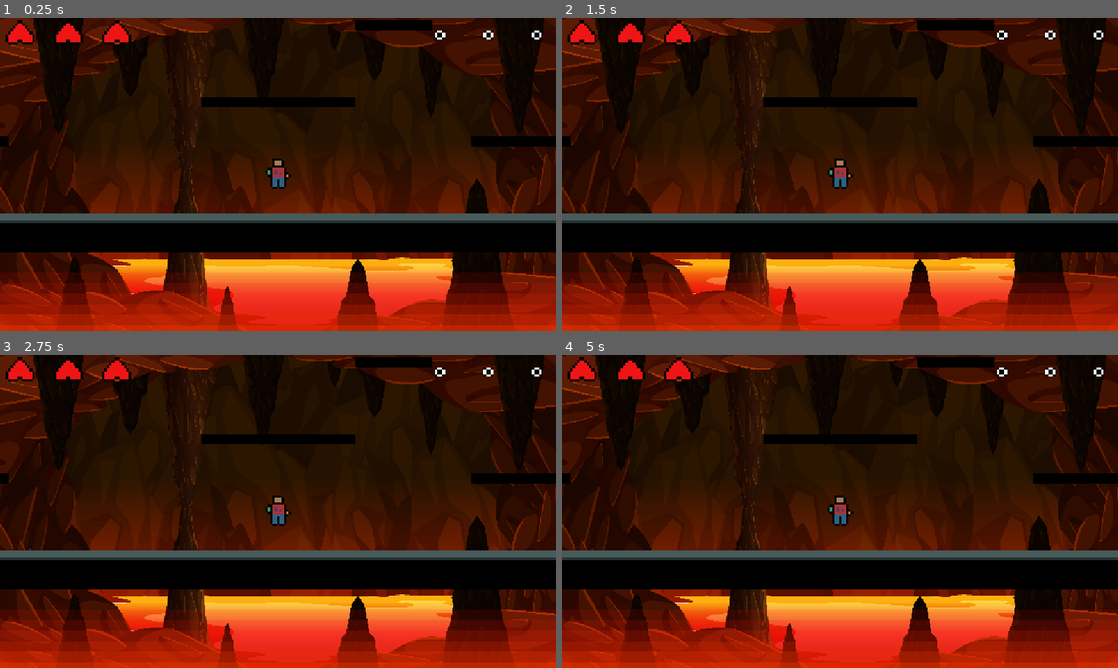
Above: before the commit, frames 1-4 (two rows, left to right).
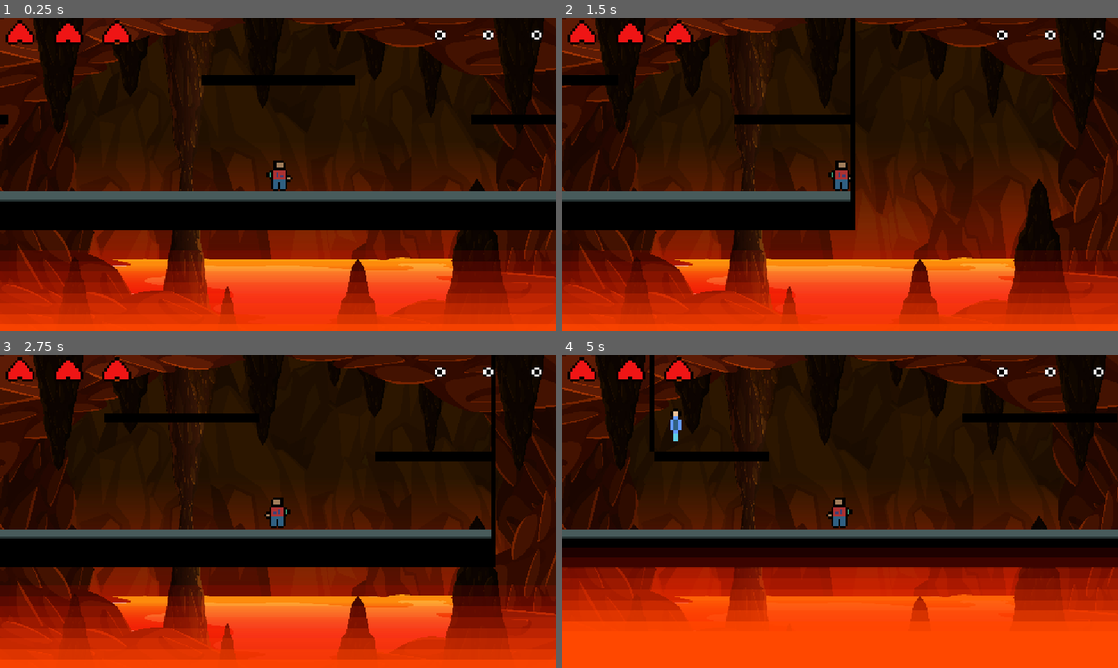
Above: after the commit, the same moments.

Repository: krvr808/rough-draft-1
Game: Godot game, scene res://assets/things/game.tscn
Same seed, same stepped clock (60 frames per second), same inputs: the game is played once before the commit and once after it.
Inputs:
- Up to frame 1 (0.25 s): no input
- Up to frame 2 (1.5 s): tap Enter at 0.5 s; hold C (Crouch) 0.53-1.28 s; hold Right (ui_right) from 0.53 s (still down); tap Space (Jump) at 0.77 s; tap Shift (Dash) at 1.35 s
- Up to frame 3 (2.75 s): tap Space (Jump) at 1.52 s; release Right (ui_right) at 2.03 s; hold Left (ui_left) from 2.03 s (still down); hold C (Crouch) from 2.03 s (still down)
- Up to frame 4 (5 s): release Left (ui_left) at 2.78 s; release C (Crouch) at 2.78 s; hold Right (ui_right) 2.78-4.28 s; tap Shift (Dash) at 2.85, 4.35 s; tap Space (Jump) at 3.02, 3.77, 4.25, 4.52 s; hold C (Crouch) 3.53-4.28 s; hold Left (ui_left) from 4.28 s (still down)

The runs differ from the first frame. In frame 1, 38% of the frame differs, in the area x 0-100%, y 0-100%; in frame 2, 36%; in frame 3, 39%; in frame 4, 47%.
Error before the commit: Invalid call. Nonexistent function 'update_yeschild' in base 'Nil'. (res://assets/scripts/player.gd:31)

Commit message:
FINISHED CHILDREN

Diff:
--- a/assets/scripts/child.gd
+++ b/assets/scripts/child.gd
@@ -2,15 +2,16 @@
 
 @onready var childs_mark: HBoxContainer = $"../Player/HUD/ChildsMark"
 
-var kidcount = 0
-var child_count: int = 0;
+@export var player: Player;
+
+func _ready() -> void:
+	if(player == null):
+		print("Trevor you dumbass add the player to the exported variable")
+		assert(player!=null);
 
 func _process(delta: float) -> void:
 	pass
 
-
 func _on_body_entered(body: Node2D) -> void:
-	kidcount += 1
-	print(kidcount)
-	childs_mark.update_yeschild
+	player.gain_child();
 	queue_free()
--- a/assets/scripts/childs_mark.gd
+++ b/assets/scripts/childs_mark.gd
@@ -5,29 +5,11 @@
 var CHILDGONE = preload("res://assets/sprites/Childgone.png")
 var CHILD = preload("res://assets/sprites/Child.png")
 var child_count: int = 0;
-@onready var kid_count = preload("res://assets/scripts/child.gd")
+@onready var childgd = preload("res://assets/scripts/child.gd")
 
-@export var mode : modes
-
-
-func _ready() -> void:
-	update_nochild(0);
-
-func update_modes(value):
-	match mode:
-		modes.yeschild:
-			update_yeschild(value)
-		modes.nochild:
-			update_nochild(value)
-
-func update_yeschild(value):
+func update_children(value):
 	for i in get_child_count():
-		get_child(i).visible = value > i
-
-
-func update_nochild(value):
-	for i in get_child_count():
-		if value > i:
-			get_child(i).texture = CHILD
-		else:
-			get_child(i).texture = CHILDGONE
+		if(i >= value):
+			break;
+		var texture_rect: TextureRect = get_child(i)
+		texture_rect.texture = CHILD;
--- a/assets/scripts/player.gd
+++ b/assets/scripts/player.gd
@@ -28,7 +28,7 @@
 #----------------------GRAVITY-----------------------------------------------------------------------------
 func _physics_process(delta):
 	heart_containers.update_health(health);
-	child_containers.update_yeschild(child_count);
+	child_containers.update_children(child_count);
 
 	if not is_on_floor():
 		velocity += get_gravity() * delta
@@ -113,187 +113,6 @@
 		velocity.x = direction * normalspeed
 		#---------------hit by turret take damage----------------------------------------------------
 
-
-
-
-
-
-
-
-
-
-
-
-
-
-
-
-
-
-
-
-
-
-
-
-
-
-
-
-
-
-
-
-
-
-
-
-
-
-
-
-
-
-
-
-
-
-
-
-
-
-
-
-
-
-
-
-
-
-
-
-
-
-
-
-
-
-
-
-
-
-
-
-
-
-
-
-
-
-
-
-
-
-
-
-
-
-
-
-
-
-
-
-
-
-
-
-
-
-
-
-
-
-
-
-
-
-
-
-
-
-
-
-
-
-
-
-
-
-
-
-
-
-
-
-
-
-
-
-
-
-
-
-
-
-
-
-
-
-
-
-
-
-
-
-
-
-
-
-
-
-
-
-
-
-
-
-
-
-
-
-
-
-
-
-
-
-
-
-
-
-
-
-
-
-
-
-
-
-
-
-
-
 #-----------------------------------------------------------------------------------
 	move_and_slide()
 
--- a/assets/things/childs_mark.tscn
+++ b/assets/things/childs_mark.tscn
@@ -1,7 +1,7 @@
 [gd_scene load_steps=3 format=3 uid="uid://bg6aqkajflu3p"]
 
 [ext_resource type="Script" uid="uid://cnou7y2r2f0ym" path="res://assets/scripts/childs_mark.gd" id="1_d614n"]
-[ext_resource type="Texture2D" uid="uid://cj86d4mfmhvwx" path="res://assets/sprites/Child.png" id="1_yqnhj"]
+[ext_resource type="Texture2D" uid="uid://cbqn73r6v5bvr" path="res://assets/sprites/Childgone.png" id="2_d614n"]
 
 [node name="ChildsMark" type="HBoxContainer"]
 offset_top = 1.0
@@ -11,12 +11,12 @@
 
 [node name="Child 1" type="TextureRect" parent="."]
 layout_mode = 2
-texture = ExtResource("1_yqnhj")
+texture = ExtResource("2_d614n")
 
 [node name="Child 2" type="TextureRect" parent="."]
 layout_mode = 2
-texture = ExtResource("1_yqnhj")
+texture = ExtResource("2_d614n")
 
 [node name="Child 3" type="TextureRect" parent="."]
 layout_mode = 2
-texture = ExtResource("1_yqnhj")
+texture = ExtResource("2_d614n")
--- a/assets/things/game.tscn
+++ b/assets/things/game.tscn
@@ -72,11 +72,12 @@
 [node name="Game" type="Node2D"]
 script = ExtResource("1_bckn3")
 
-[node name="Player" parent="." node_paths=PackedStringArray("heart_containers") instance=ExtResource("4_lsnf2")]
+[node name="Player" parent="." node_paths=PackedStringArray("heart_containers", "child_containers") instance=ExtResource("4_lsnf2")]
 collision_layer = 3
 collision_mask = 3
 max_wall_jump_count = 0
 heart_containers = NodePath("HUD/heartcontainers")
+child_containers = NodePath("HUD/ChildsMark")
 
 [node name="HellBackground" type="Sprite2D" parent="Player"]
 z_index = -10
@@ -126,8 +127,13 @@
 [node name="Timetilldeath" type="Timer" parent="Lava/Deathzone"]
 wait_time = 3.0
 
-[node name="Child" parent="." instance=ExtResource("4_nunmn")]
+[node name="Child2" parent="." node_paths=PackedStringArray("player") instance=ExtResource("4_nunmn")]
+position = Vector2(106, -150)
+player = NodePath("../Player")
+
+[node name="Child" parent="." node_paths=PackedStringArray("player") instance=ExtResource("4_nunmn")]
 position = Vector2(-153, -27)
+player = NodePath("../Player")
 
 [connection signal="body_entered" from="Lava/Deathzone" to="Lava/Deathzone" method="_on_body_entered"]
 [connection signal="timeout" from="Lava/Deathzone/Timetilldeath" to="Lava/Deathzone" method="_on_timetilldeath_timeout"]
